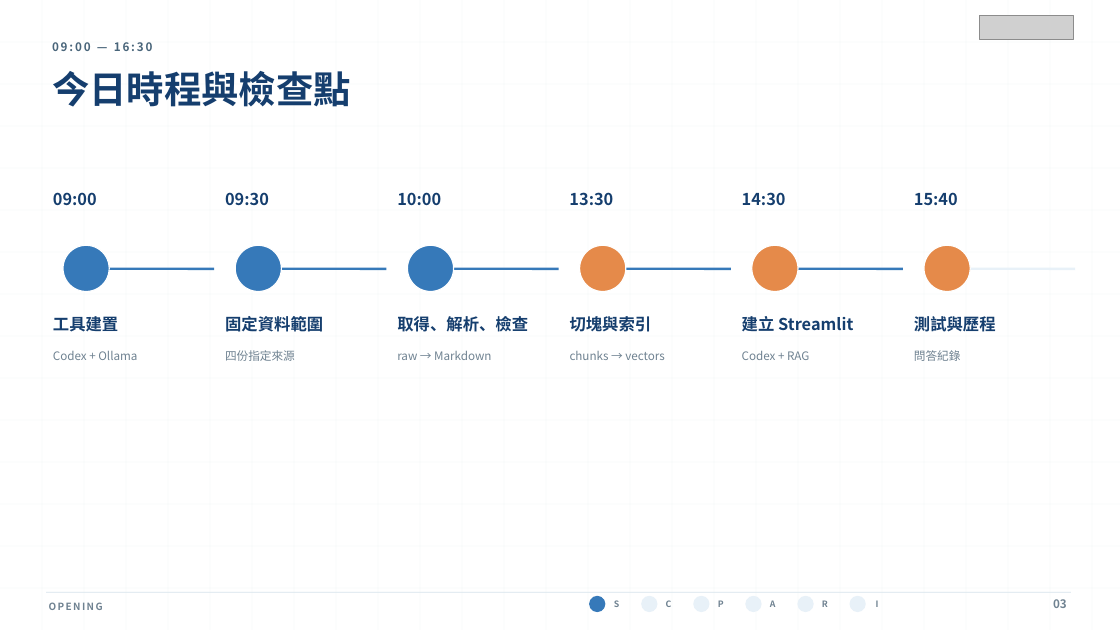
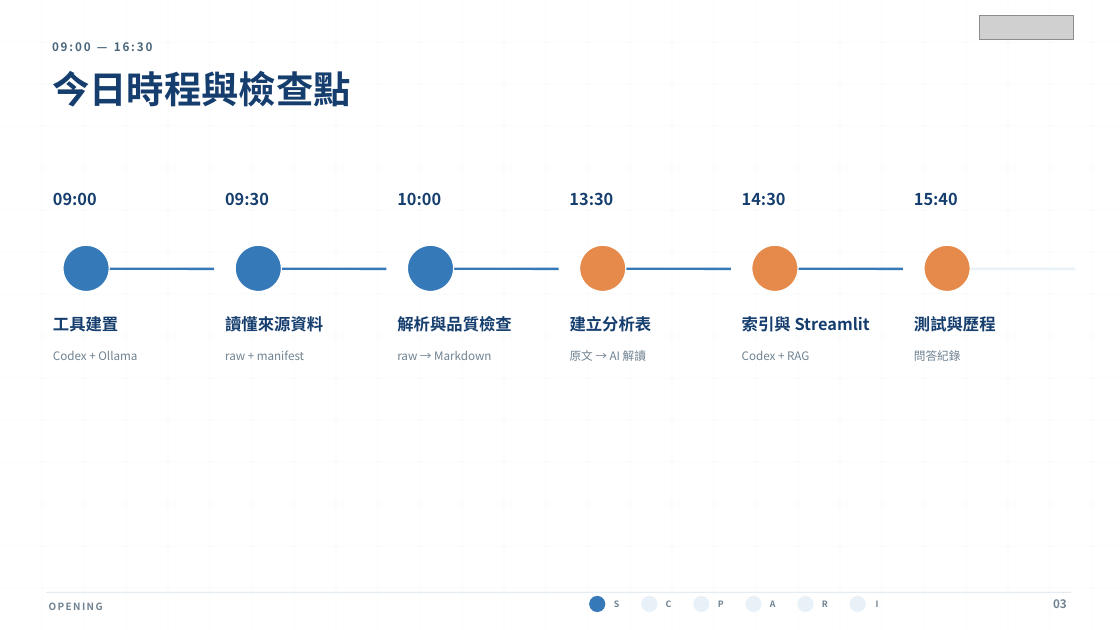
Before and after one commit to MEDA-TW/20260803-Workshop, a slide deck: slide 3 of course/day-03/instructor/slides/day-03-generative-ai-text-analysis.pptx. Drawn at 1120x630 pixels with LibreOffice and Linux fonts; fonts in the diff are those of the drawing; grey boxes stand for pictures. Boxes give left, top, right and bottom in pixels: in the first picture for what was removed or moved away, otherwise in the second. Text is boxed around its words. In the diff, an @@ line names an element or a change of style, - is before the commit and + after.

```diff
--- a/course/day-03/instructor/slides/day-03-generative-ai-text-analysis.pptx
+++ b/course/day-03/instructor/slides/day-03-generative-ai-text-analysis.pptx
@@ text at [225,316,323,332]: text changed @@
-固定資料範圍
+讀懂來源資料
@@ text at [397,316,511,332]: text changed @@
-取得、解析、檢查
+解析與品質檢查
@@ text at [570,316,652,332]: text changed @@
-切塊與索引
+建立分析表
@@ text at [742,316,870,332]: text changed @@
-建立 Streamlit
+索引與 Streamlit
@@ text at [225,350,304,360]: text changed @@
-四份指定來源
+raw + manifest
@@ text at [570,350,646,361]: text changed @@
-chunks → vectors
+原文 → AI 解讀
```
Also in this commit, not shown: 10 other slides changed, 27 other files.
